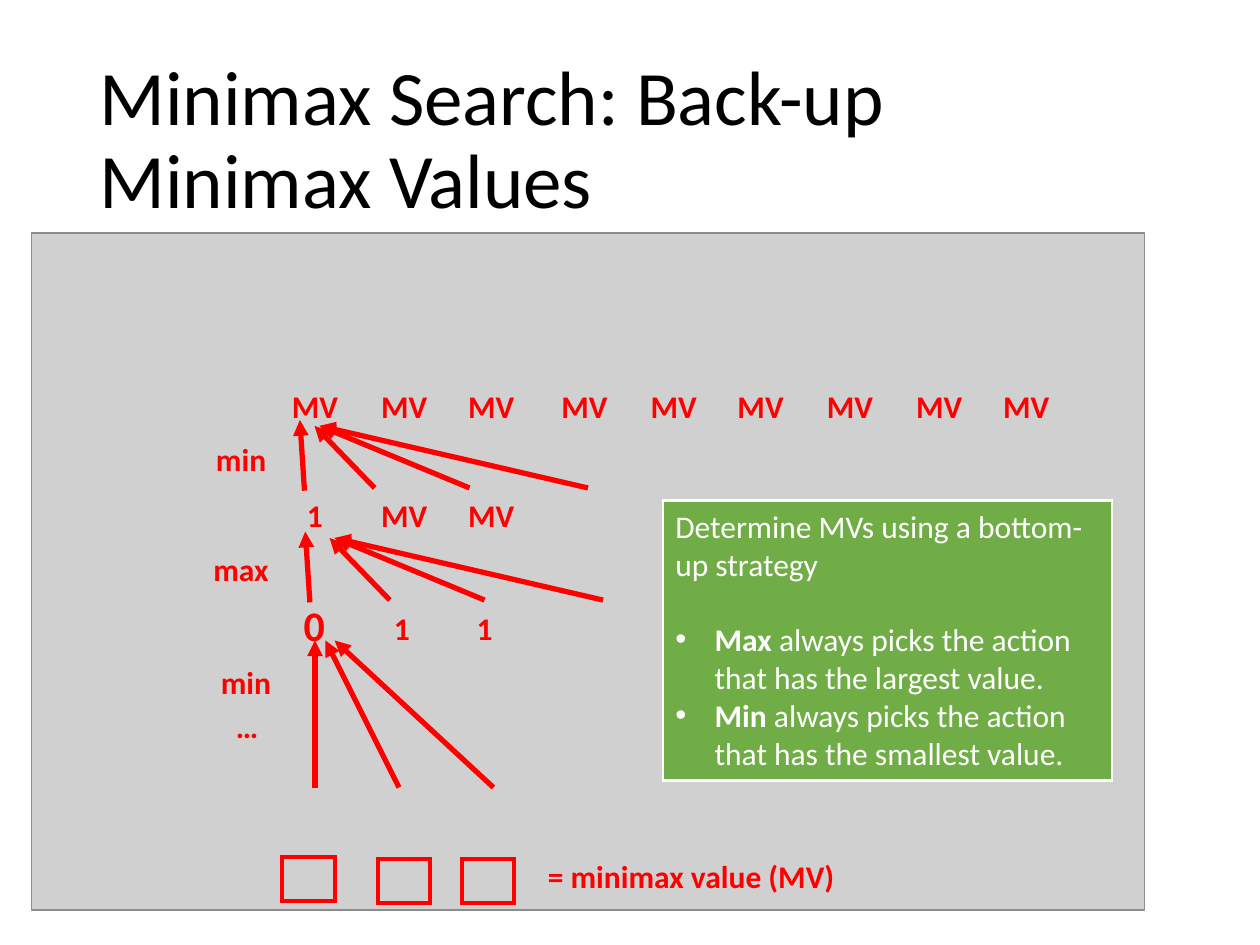
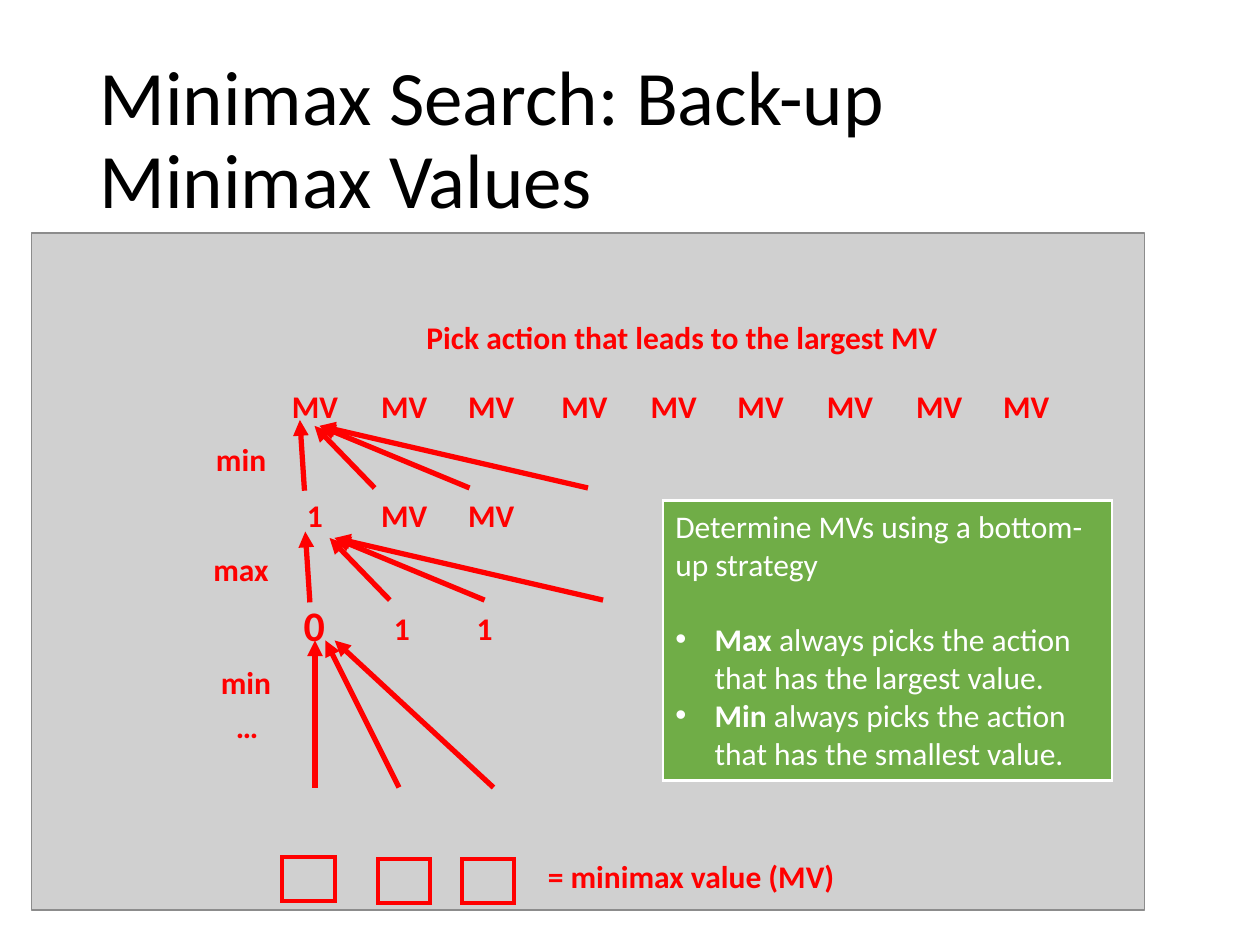
Before and after one commit to mhahsler/CS7320-AI, a slide deck: slide 15 of slides/05_games.pptx (slide 16 before the commit). Drawn at 1260x945 pixels with LibreOffice and Linux fonts; fonts in the diff are those of the drawing; grey boxes stand for pictures. Boxes give left, top, right and bottom in pixels: in the first picture for what was removed or moved away, otherwise in the second. Text is boxed around its words. In the diff, an @@ line names an element or a change of style, - is before the commit and + after.

```diff
--- a/slides/05_games.pptx
+++ b/slides/05_games.pptx
@@ text added at bbox=[426, 327, 937, 355], 18 pt, text #FF0000, bold @@
+Pick action that leads to the largest MV
```
Also in this commit, not shown: 2 other slides changed, 2 slides added, 2 slides removed, 1 other file.
